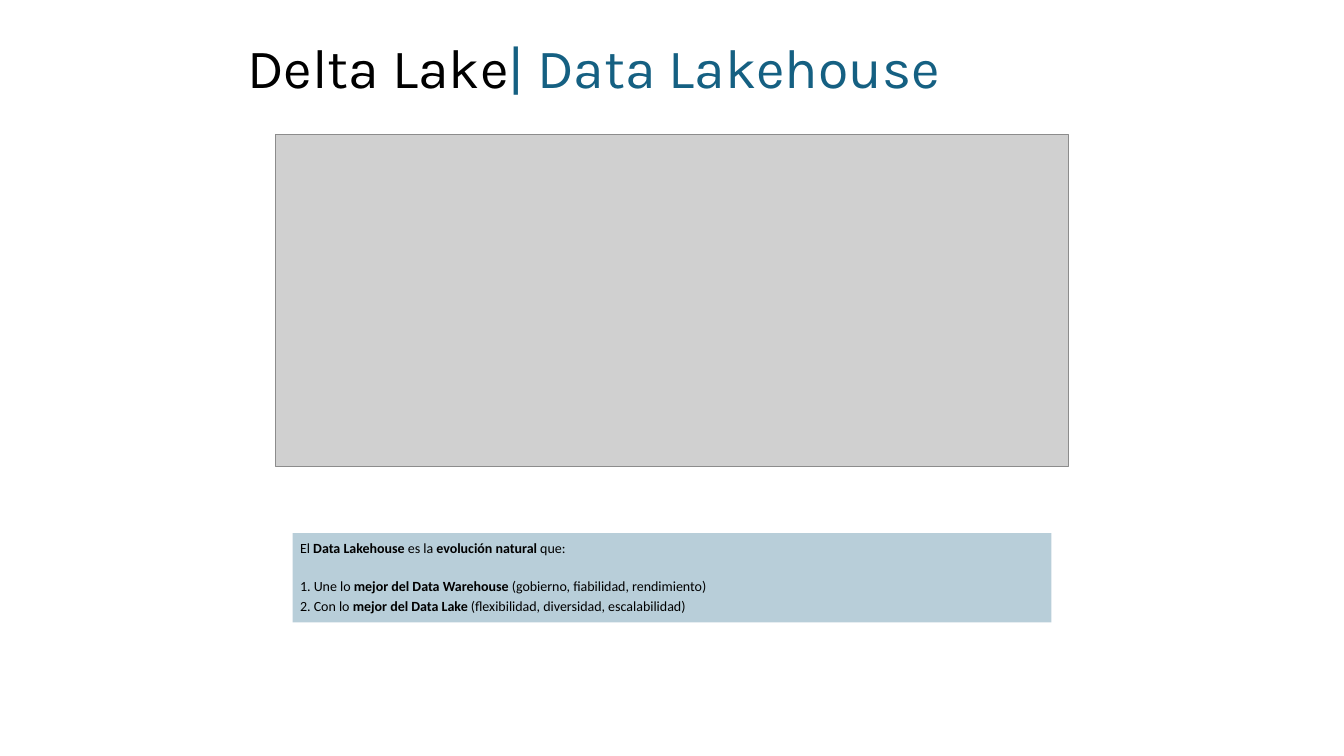
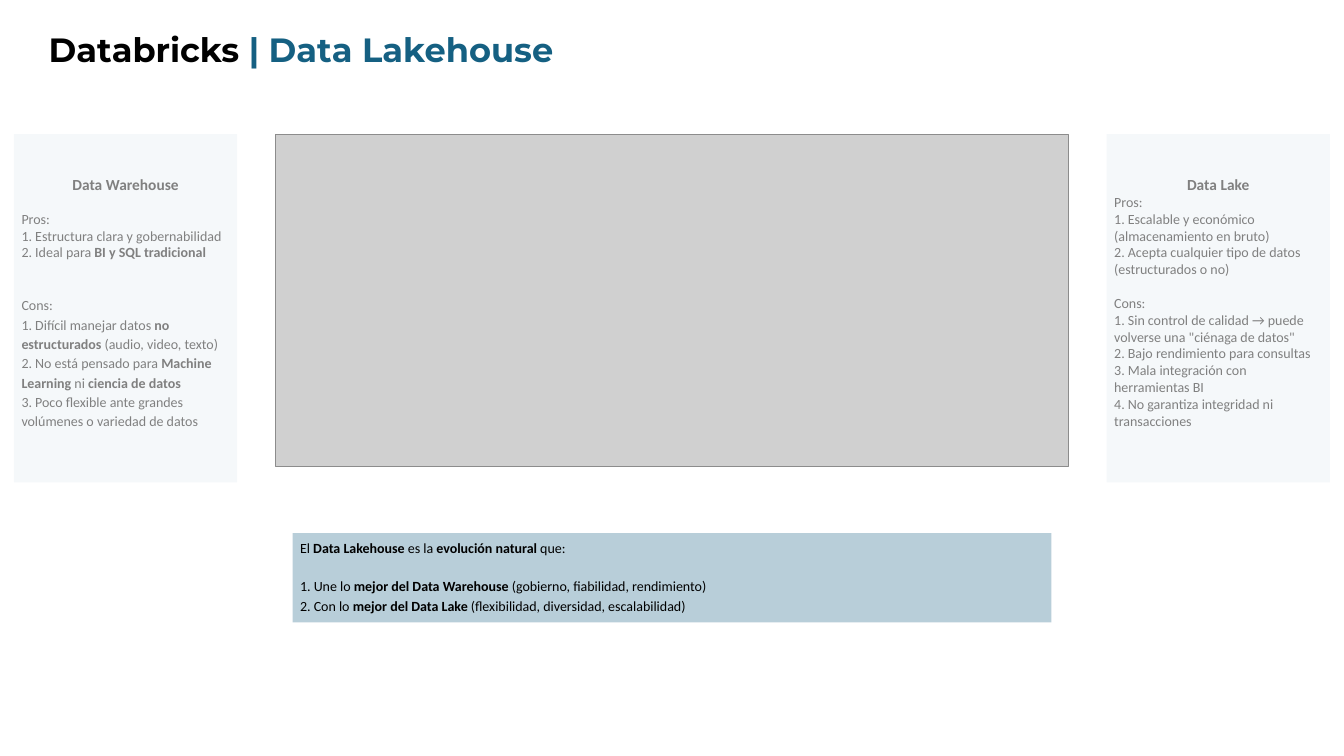
Before and after one commit to jmartinezceste/IEF_Course1_360degreesDatabricks, a slide deck: slide 6 of IEF_360deg_sesion1/Intro.pptx (slide 5 before the commit). Drawn at 1344x756 pixels with LibreOffice and Linux fonts; fonts in the diff are those of the drawing; grey boxes stand for pictures. Boxes give left, top, right and bottom in pixels: in the first picture for what was removed or moved away, otherwise in the second. Text is boxed around its words. In the diff, an @@ line names an element or a change of style, - is before the commit and + after.

```diff
--- a/IEF_360deg_sesion1/Intro.pptx
+++ b/IEF_360deg_sesion1/Intro.pptx
@@ text added at (x1=49, y1=35, x2=553, y2=63), 24 pt, text #156082, bold @@
+Databricks | Data Lakehouse
@@ title removed at (x1=247, y1=46, x2=940, y2=95) @@
-Delta Lake| Data Lakehouse
@@ rectangle added at (x1=14, y1=134, x2=238, y2=482), fill #156082 at 4% opacity, 10 pt, text #808080 @@
+Data Warehouse
+Pros:
+1. Estructura clara y gobernabilidad
+2. Ideal para BI y SQL tradicional
+Cons:
+1. Difícil manejar datos no estructurados (audio, video, texto)
+2. No está pensado para Machine Learning ni ciencia de datos
+3. Poco flexible ante grandes volúmenes o variedad de datos
@@ rectangle added at (x1=1107, y1=134, x2=1331, y2=482), fill #156082 at 4% opacity, 10 pt, text #808080 @@
+Data Lake
+Pros:
+1. Escalable y económico (almacenamiento en bruto)
+2. Acepta cualquier tipo de datos (estructurados o no)
+Cons:
+1. Sin control de calidad → puede volverse una "ciénaga de datos"
+2. Bajo rendimiento para consultas
+3. Mala integración con herramientas BI
+4. No garantiza integridad ni transacciones
```
Also in this commit, not shown: 5 other slides changed, 5 slides added, 1 slide removed.
